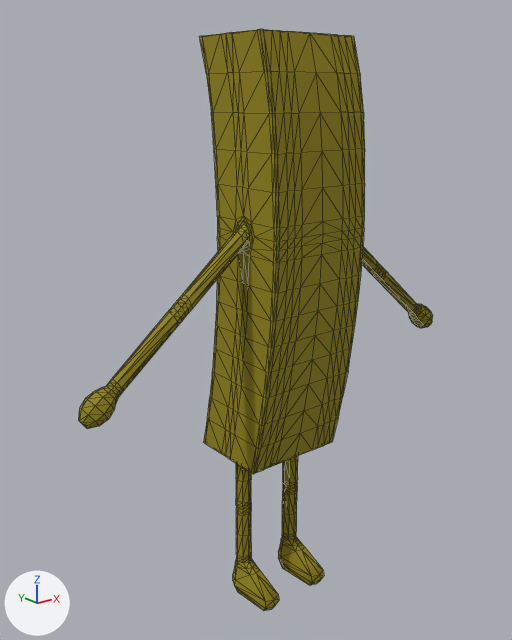
Before and after pictures for a commit that changed the COLLADA model SpicyHero/Game.scnassets/potato/potato.dae.
Rendered twice from a 50 mm lens placed at (-9.53, -11.03, 10.52), pointed at (-0.3, 0.51, 5.9). The lights are fixed; the arrows at lower left show +X, +Y and +Z. Mesh edges are drawn as thin lines. Where no turn or scale is listed for an object, it has been applied to the vertices.

Script lines for the objects in view, before the commit:
```python
mat_material = principled_material('material')
mat_material.base_color = (0.287, 0.23, 0.0)  # yellow #928400
mat_material.roughness = 0.8
me_plane = bpy.data.meshes.new('Plane')
me_plane.from_pydata(...)  # 1206 vertices, 2408 faces; spans x -4.84..4.84, y -1.18..1.37, z -6.08..6.31
me_plane.materials.append(mat_material)  # yellow #928400
ob_plane = bpy.data.objects.new('Plane', me_plane)
ob_plane.location = (0.0, 0.0, 5.34)
```
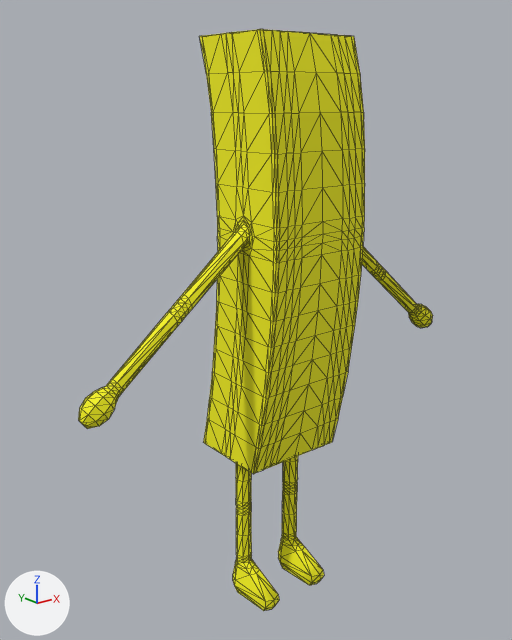
The change in detail:
Picture 'TextureFrenchFrye.png' (img_texturefrenchfrye_png) is new.
In material 'material' (mat_material), base_color is no longer (0.287, 0.23, 0.0), yellow #928400.
In material 'material' (mat_material), texture is now set to img_texturefrenchfrye_png.

Where the change shows, as pixel boxes [x1, y1, x2, y2] in the pictures (512 x 640 px):
'Plane', surface changed
    both: [78, 29, 433, 611]
